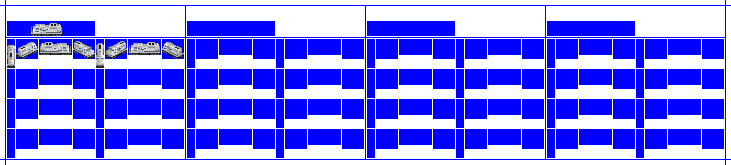
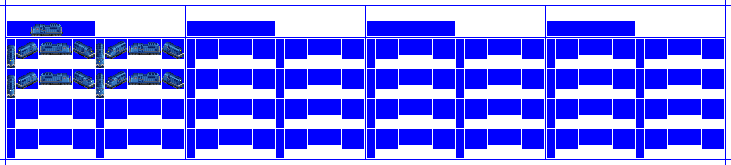
Two versions of the same layered image (731px x 165px). Layer-by-layer changes:
hid "CC1 copy" over (x1=7, y1=23, x2=184, y2=68)
painted on "CC1" over (x1=7, y1=24, x2=184, y2=98)
